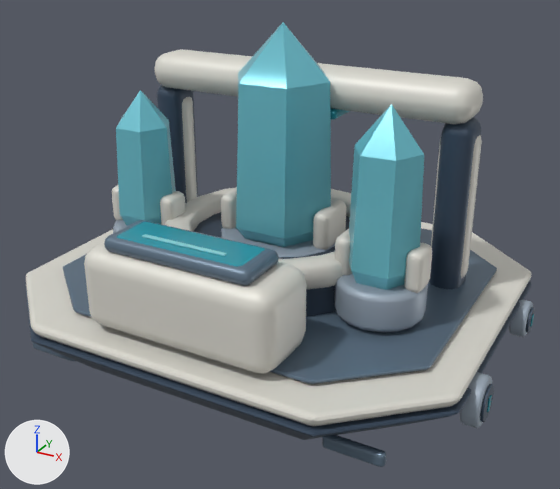
One commit to the glTF model space-battleship/assets/galaxy/v3/buildings/crystal_refinery/crystal_refinery_lv3.glb: the scene before it, then after it.
The view is the same before and after, from a 50 mm lens placed at (4.96, -9.0, 5.84), pointed at (0.16, -0.28, 1.48). Every picture has the same lights, and +X, +Y and +Z are marked at lower left. The older version comes first. Where no turn or scale is listed for an object, it has been applied to the vertices. Vertices at exactly the same position are counted once.

The first picture shows 'Structure'.
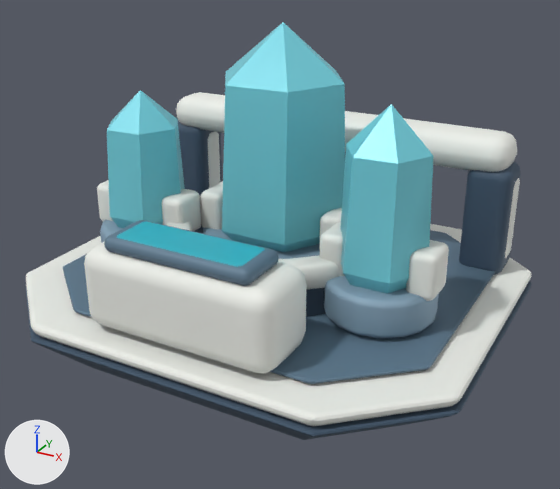
What differs and where, as boxes [x1, y1, x2, y2] in the pictures (560 x 489 px):
'Structure', reshaped (6% shorter)
    before: [26, 22, 535, 467]
    after: [26, 22, 532, 440]
part 1 of me_floatingnavyhull_007, rebuilt
    before: [221, 228, 335, 257]
    after: [203, 228, 320, 259]
part 2 of me_floatingnavyhull_007, rebuilt
    before: [113, 220, 127, 233]
    after: [100, 220, 123, 243]
part 3 of me_floatingnavyhull_007, rebuilt (22% wider, 7% taller)
    before: [334, 274, 428, 332]
    after: [324, 276, 439, 338]
part 4 of me_floatingnavyhull_007, rebuilt (52% wider, 22% taller)
    before: [404, 243, 432, 293]
    after: [406, 240, 449, 301]
part 5 of me_floatingnavyhull_007, rebuilt (50% wider, 17% taller)
    before: [335, 229, 352, 275]
    after: [319, 222, 345, 276]
part 6 of me_floatingnavyhull_007, deleted
    before: [33, 49, 535, 467]
part 7 of me_floatingnavyhull_007, built on
    before: [112, 22, 424, 290]
    after: [97, 22, 521, 293]
part 8 of me_floatingnavyhull_007, recoloured
    before: [26, 187, 532, 437]
    after: [26, 204, 532, 437]

The edits, one by one:
me_floatingnavyhull_007 is used by ob_structure; location (0.0, 0.0, 0.0).
me_floatingnavyhull_007 had 5093 vertices, 9990 faces and spanned x -3.45..3.45, y -2.94..2.94, z 0.0..4.44.
me_floatingnavyhull_007 now has 2789 vertices, 5446 faces and spans x -3.27..3.27, y -2.94..2.94, z 0.0..4.44.
me_floatingnavyhull_007 part 1: the loose piece of 128 vertices spanning x -0.93..0.93, y -0.83..1.03, z 1.01..1.53 is rebuilt with 128 vertices and now spans x -1.2..1.2, y -1.1..1.3, z 1.01..1.53.
me_floatingnavyhull_007 part 2: the loose piece of 128 vertices spanning x -2.45..-1.35, y -1.09..0.01, z 1.01..1.53 is rebuilt with 128 vertices and now spans x -2.63..-1.17, y -1.27..0.19, z 1.01..1.53.
me_floatingnavyhull_007 part 3: the loose piece of 128 vertices spanning x 1.23..2.41, y -1.22..-0.04, z 1.01..1.53 is rebuilt with 128 vertices and now spans x 1.09..2.55, y -1.36..0.1, z 1.01..1.53.
me_floatingnavyhull_007 part 4: the loose piece of 96 vertices spanning x 2.17..2.41, y -0.85..-0.41, z 1.47..2.03 is rebuilt with 96 vertices and now spans x 2.22..2.6, y -0.91..-0.35, z 1.44..2.06.
me_floatingnavyhull_007 part 5: the loose piece of 96 vertices spanning x 1.23..1.47, y -0.85..-0.41, z 1.47..2.03 is rebuilt with 96 vertices and now spans x 1.04..1.42, y -0.91..-0.35, z 1.44..2.06.
me_floatingnavyhull_007 part 6: 23 loose pieces with 2976 vertices, spanning x -3.45..3.45, y -2.42..1.4, z 0.09..3.79, are deleted.
me_floatingnavyhull_007 part 7: 246 vertices removed from x -2.46..2.3, y -1.05..0.76, z 1.45..3.72; 918 vertices added at x -2.9..2.9, y -1.15..2.09, z 0.84..3.72.
me_floatingnavyhull_007 part 8: 2522 kept faces spanning x -3.27..3.27, y -2.94..2.94, z 0.0..2.21 get new vertex colours.
me_floatingnavyhull_007 no longer uses material mat_galaxytoonreflection.
